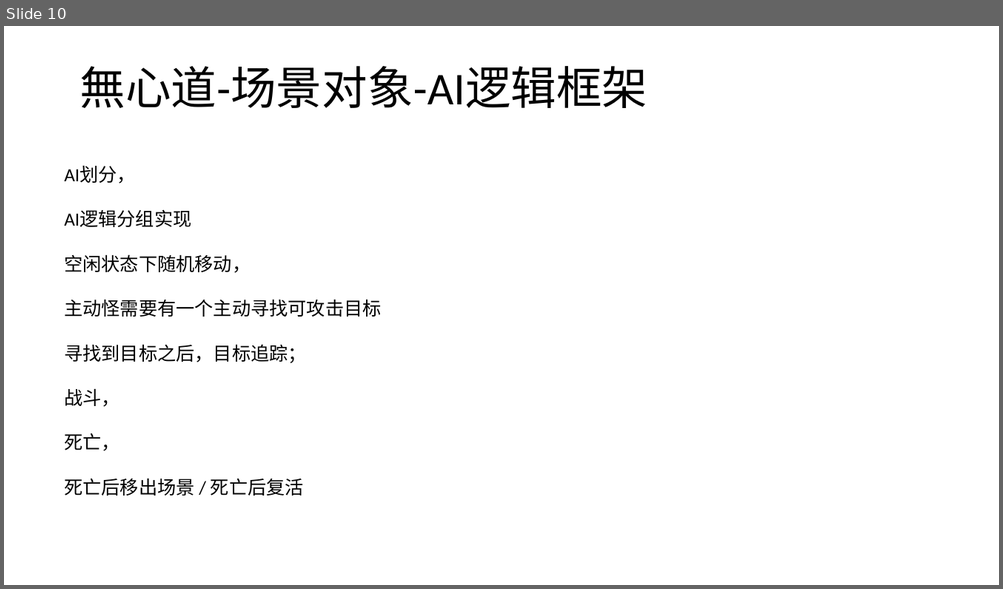
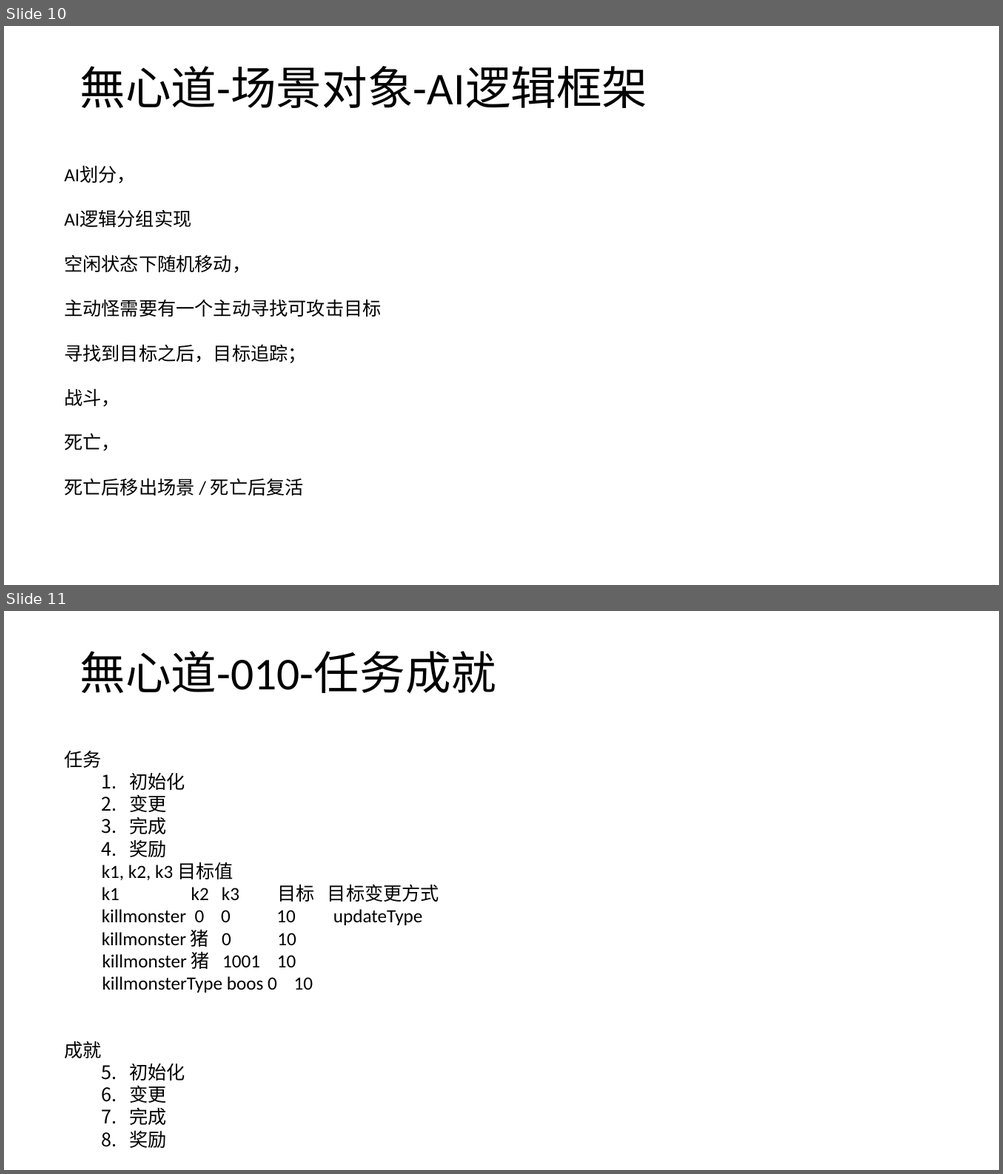
Before and after one commit to wxd-gaming/wxdgaming.boot, a slide deck: 無心道快速开发演示文稿.pptx. Shown one above the other, each under a label of ours: slide 10 before the commit, slides 10 and 11 after it. The pictures are 1003x589 and 1003x1174 pixels, drawn with LibreOffice and Linux fonts; fonts in the diff are those of the drawing. Boxes give left, top, right and bottom in pixels: in the first picture for what was removed or moved away, otherwise in the second. Text is boxed around its words. In the diff, an @@ line names an element or a change of style, - is before the commit and + after.

```diff
--- a/無心道快速开发演示文稿.pptx
+++ b/無心道快速开发演示文稿.pptx
@@ slide 11 added at (4,611,999,1170), background #FFFFFF @@
@@ title added at (79,651,496,693), 44 pt, text #000000 @@
+無心道-010-任务成就
@@ text added at (64,751,439,1148), 18 pt, text #000000 @@
+任务
+  1. 初始化
+  2. 变更
+  3. 完成
+  4. 奖励
+  k1, k2, k3 目标值
+  k1 k2 k3 目标 目标变更方式
+  killmonster 0 0 10 updateType
+  killmonster 猪 0 10
+  killmonster 猪 1001 10
+  killmonsterType boos 0 10
+成就
+  1. 初始化
+  2. 变更
+  3. 完成
+  4. 奖励
```
Also in this commit, not shown: 1 other slide added.
